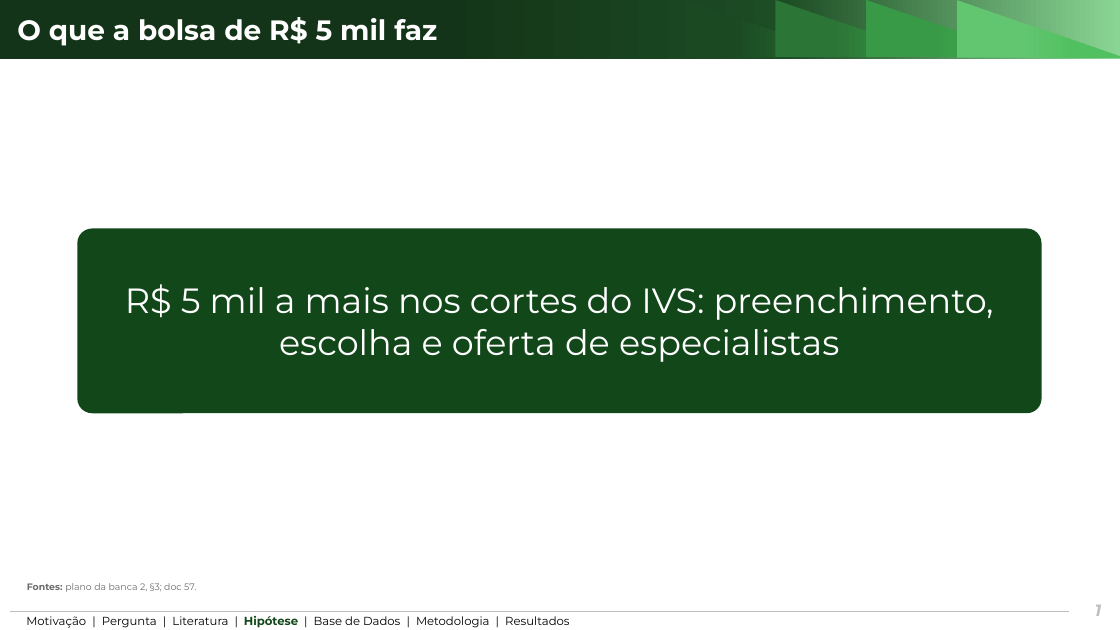
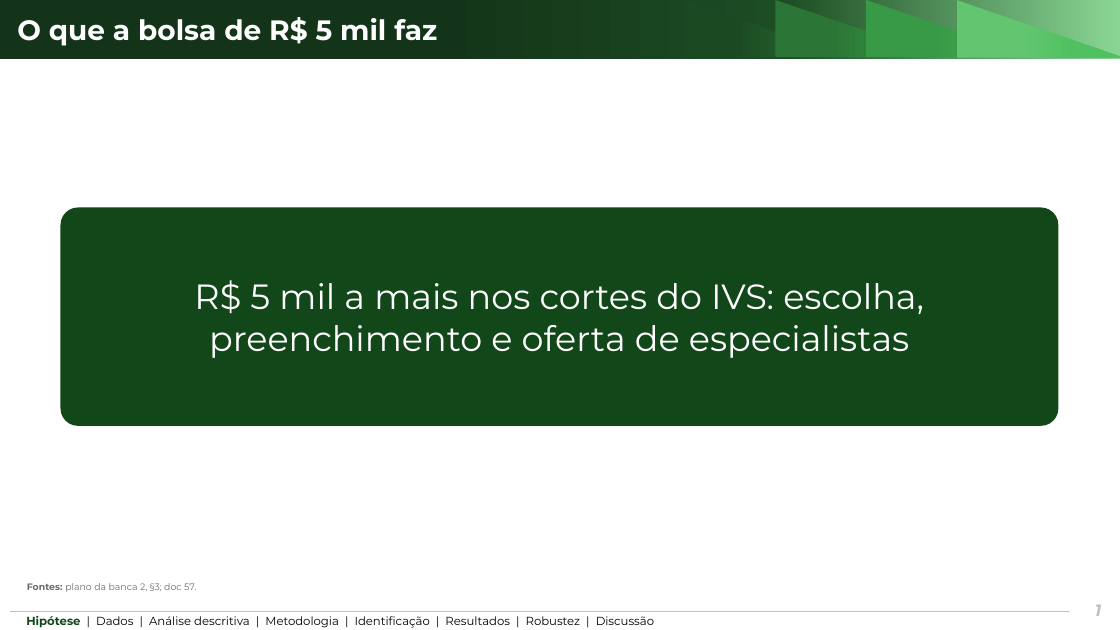
Before and after one commit to ka1victor/impact-eval-health-econ-pmme, a slide deck: slide 1 of output/apresentacao_banca2/deck_banca2_curto.pptx. Drawn at 1120x630 pixels with LibreOffice and Linux fonts; fonts in the diff are those of the drawing; background and template pictures are left out. Boxes give left, top, right and bottom in pixels: in the first picture for what was removed or moved away, otherwise in the second. Text is boxed around its words. In the diff, an @@ line names an element or a change of style, - is before the commit and + after.

```diff
--- a/output/apresentacao_banca2/deck_banca2_curto.pptx
+++ b/output/apresentacao_banca2/deck_banca2_curto.pptx
@@ rounded rectangle "R$ 5 mil a mais ...": place and size @@
-rounded rectangle "R$ 5 mil a mais ..." at (77,229,1042,413)
+rounded rectangle "R$ 5 mil a mais ..." at (60,208,1059,426)
@@ text in rounded rectangle at (194,280,924,358): text changed @@
-R$ 5 mil a mais nos cortes do IVS: preenchimento, escolha e oferta de especialistas
+R$ 5 mil a mais nos cortes do IVS: escolha, preenchimento e oferta de especialistas
@@ text at (26,616,654,628): text changed @@
-Motivação | Pergunta | Literatura | Hipótese | Base de Dados | Metodologia | Resultados
+Hipótese | Dados | Análise descritiva | Metodologia | Identificação | Resultados | Robustez | Discussão
```
Also in this commit, not shown: 8 other slides changed, 19 slides added, 4 slides removed, 50 other files.
